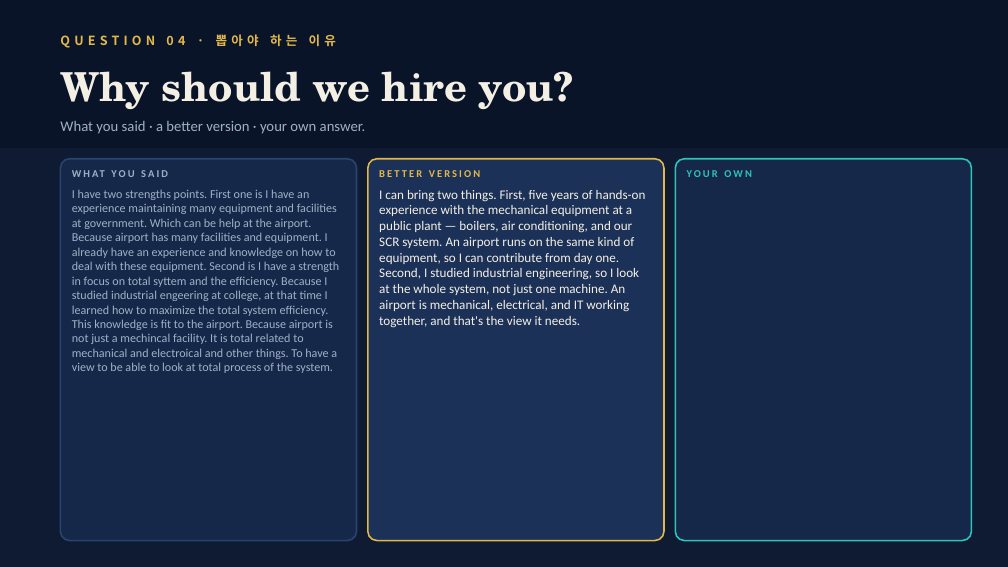
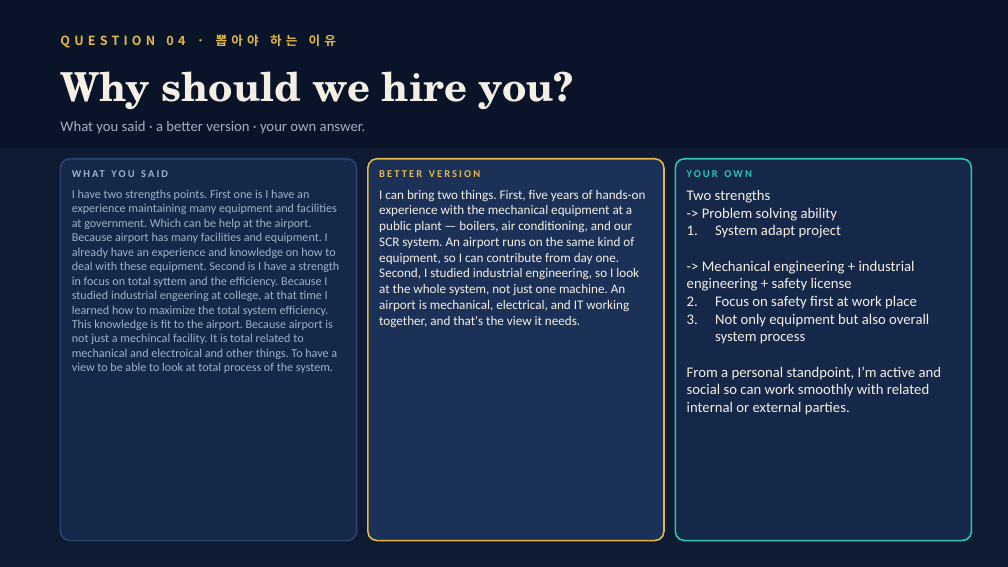
Before and after one commit to briankim-84/dea-m8q3, a slide deck: slide 5 of sanghyun-k3m7/Sanghyun_Class4_The_Full_Run.pptx. Drawn at 1008x567 pixels with LibreOffice and Linux fonts; fonts in the diff are those of the drawing. Boxes give left, top, right and bottom in pixels: in the first picture for what was removed or moved away, otherwise in the second. Text is boxed around its words. In the diff, an @@ line names an element or a change of style, - is before the commit and + after.

```diff
--- a/sanghyun-k3m7/Sanghyun_Class4_The_Full_Run.pptx
+++ b/sanghyun-k3m7/Sanghyun_Class4_The_Full_Run.pptx
@@ text added at (687,189,941,415), 14 pt, text #F4EFE4 @@
+Two strengths
+-> Problem solving ability
+1. System adapt project
+-> Mechanical engineering + industrial engineering + safety license
+1. Focus on safety first at work place
+2. Not only equipment but also overall system process
+From a personal standpoint, I’m active and social so can work smoothly with related internal or external parties.
```
Also in this commit, not shown: 17 other slides changed, 12 other files.
